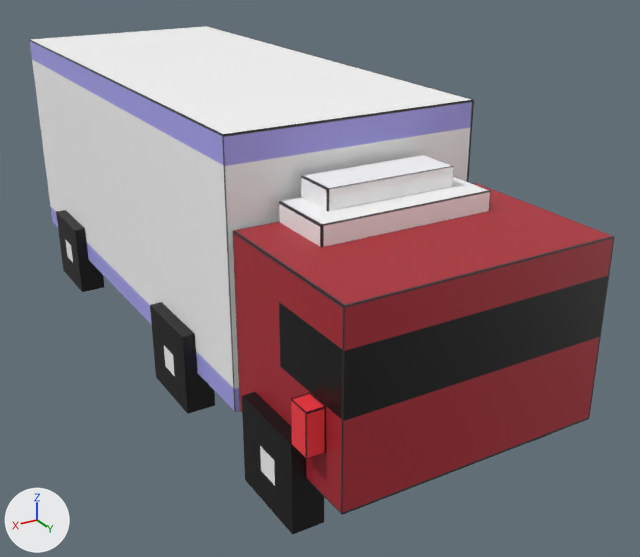
The Blender file threeObjProject/BlenderModels/TruckUV.blend: old version first, new version second.
Rendered twice from a 50 mm lens placed at (4.9, 10.86, 5.52), pointed at (-0.57, 1.74, 0.96). Every picture has the same lights, and +X, +Y and +Z are marked at lower left. The same objects are shown in both versions, whatever each file hides.

In view in the first picture: 'Back'.
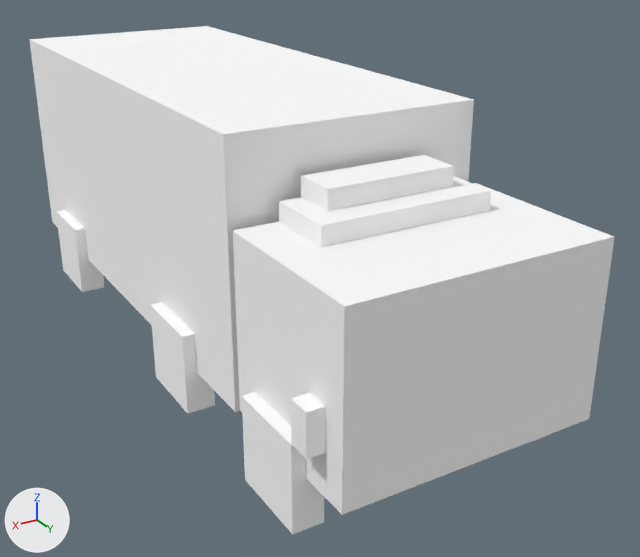
Edits to the bpy script that builds the scene:
```text
Add mat_material:
    mat_material = diffuse_material('Material')
    mat_material.base_color = (1.0, 1.0, 1.0)  # white #ffffff
Change me_cube_005:
    where me_cube_005.from_pydata(...)  # 96 vertices, 72 faces; spans x -1.69..1.69, y -3.5..5.62, z -2.0..1.5
    remove me_cube_005.materials.append(mat_truck_png)  # picture img_truck_png
    add me_cube_005.materials.append(mat_material)  # white #ffffff
```

Boxes [x1, y1, x2, y2] around the edits, measured in the pictures (640 x 557 px):
'Back', recoloured: [29, 26, 615, 535] in both
